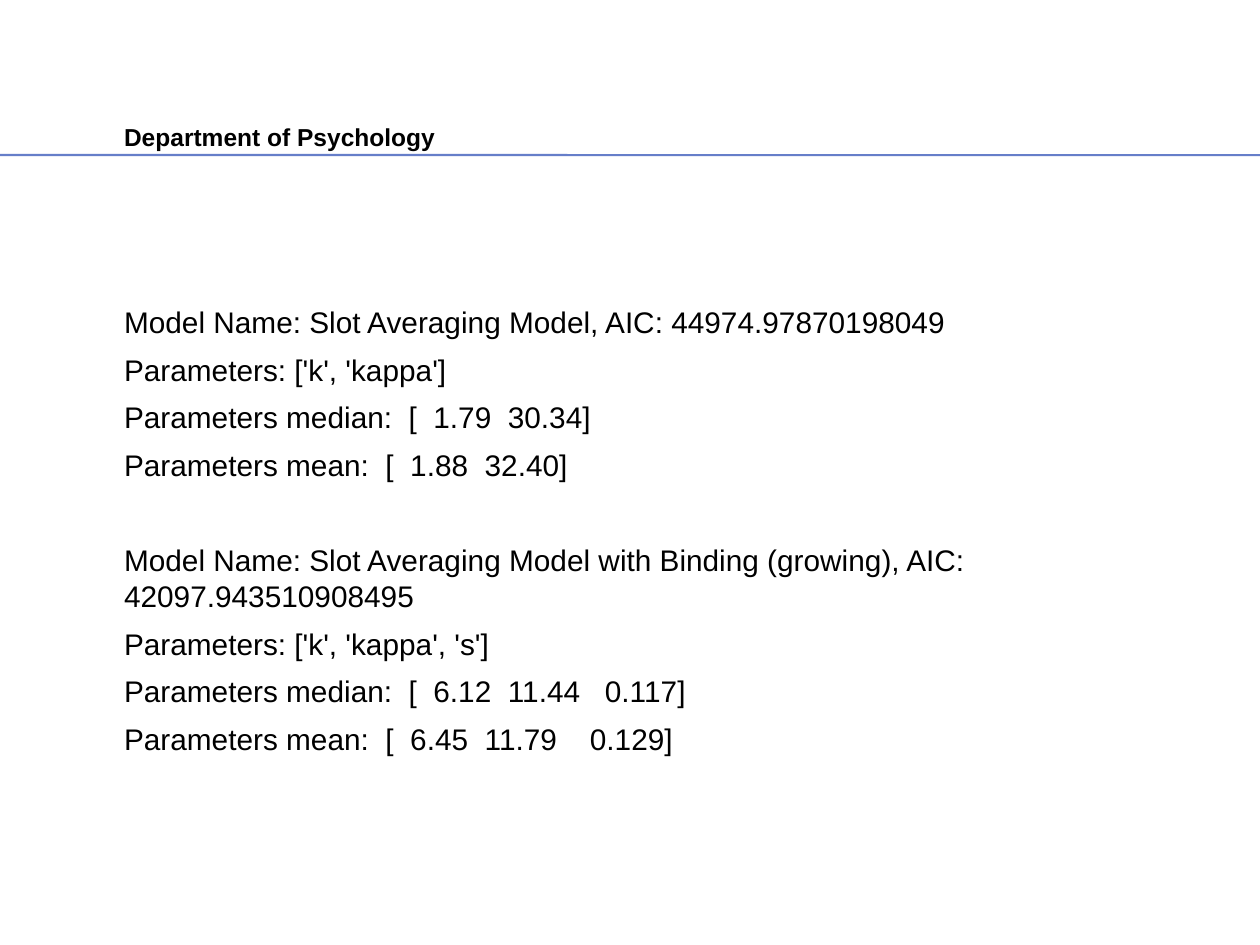
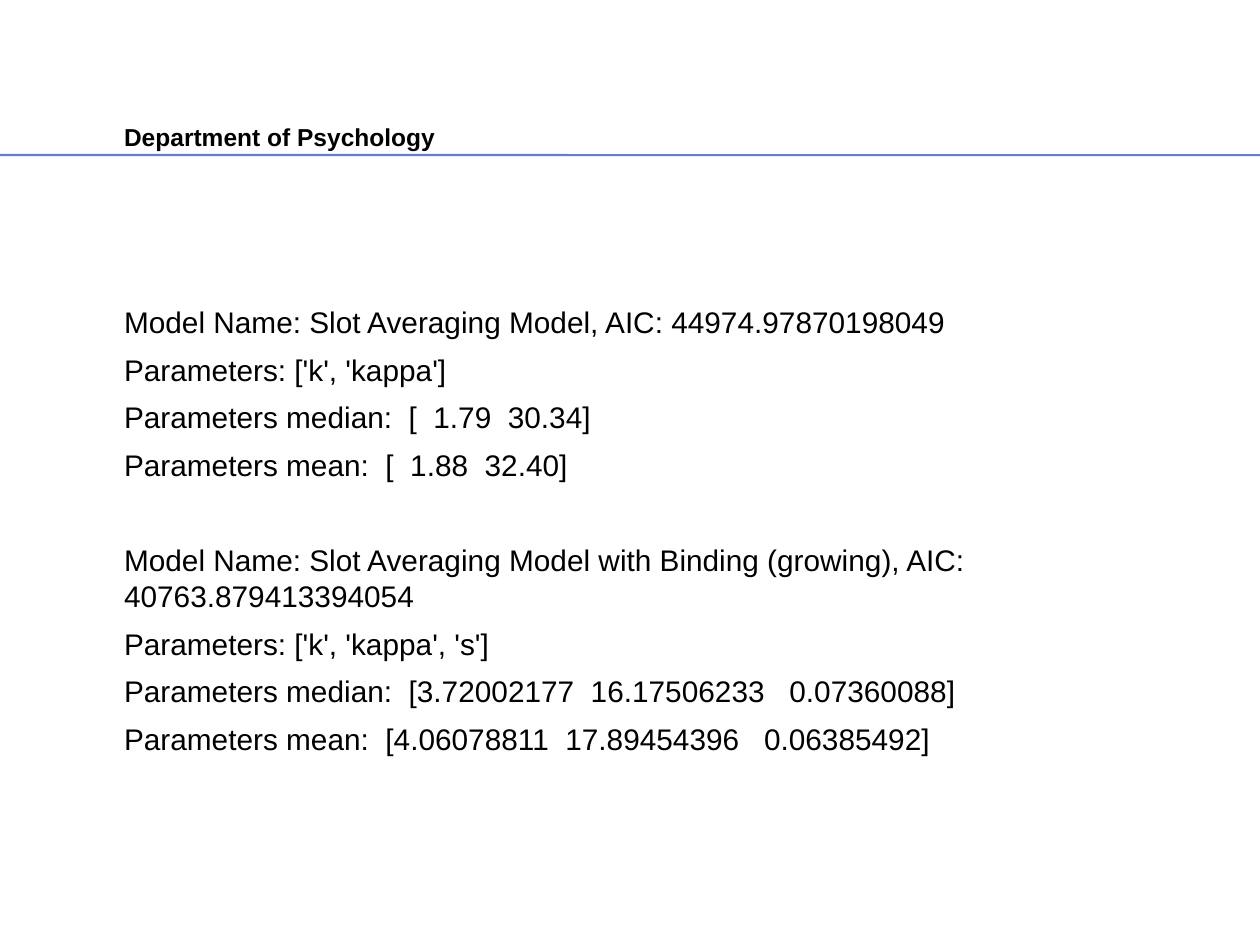
Before and after one commit to hy-lin/IM_colorwheel_recognition, a slide deck: slide 22 of publications/presentations/Quick Ed Awl presentation/slides.pptx (slide 25 before the commit). Drawn at 1260x945 pixels with LibreOffice and Linux fonts; fonts in the diff are those of the drawing; background and template pictures are left out. Boxes give left, top, right and bottom in pixels: in the first picture for what was removed or moved away, otherwise in the second. Text is boxed around its words. In the diff, an @@ line names an element or a change of style, - is before the commit and + after.

```diff
--- a/publications/presentations/Quick Ed Awl presentation/slides.pptx
+++ b/publications/presentations/Quick Ed Awl presentation/slides.pptx
@@ text at [124, 549, 964, 608]: text changed @@
-Model Name: Slot Averaging Model with Binding (growing), AIC: 42097.943510908495
+Model Name: Slot Averaging Model with Binding (growing), AIC: 40763.879413394054
@@ text at [124, 680, 955, 755]: text changed @@
-Parameters median: [ 6.12 11.44 0.117]
-Parameters mean: [ 6.45 11.79 0.129]
+Parameters median: [3.72002177 16.17506233 0.07360088]
+Parameters mean: [4.06078811 17.89454396 0.06385492]
```
Also in this commit, not shown: 1 slide removed, 3 other files.
